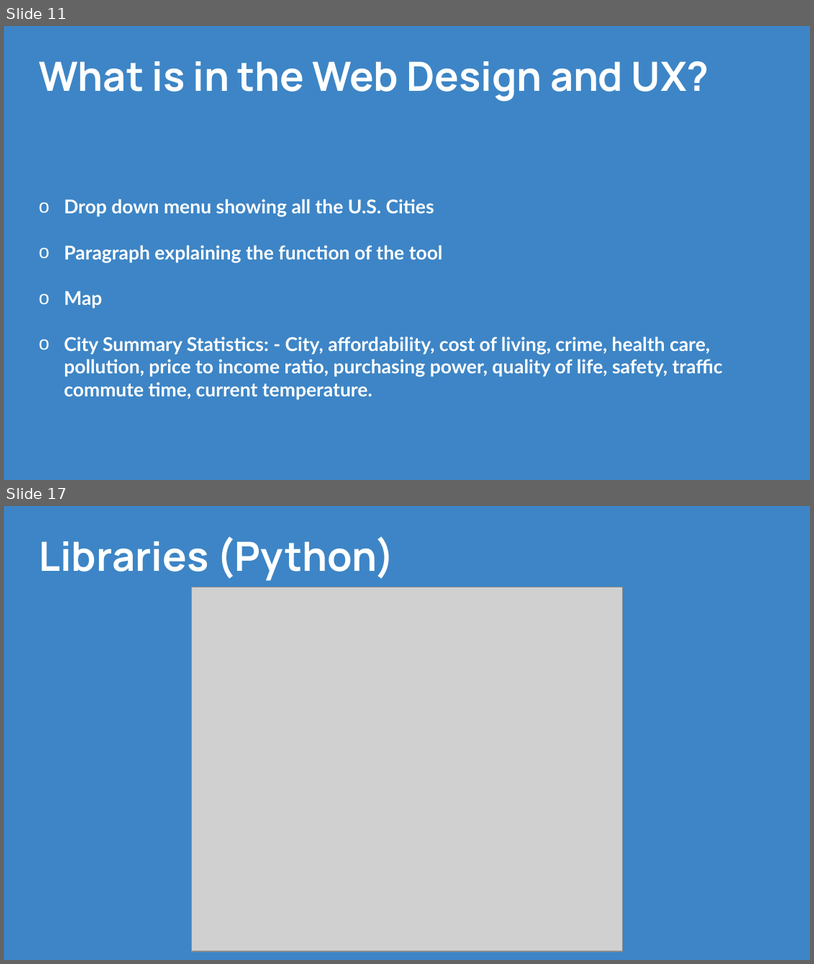
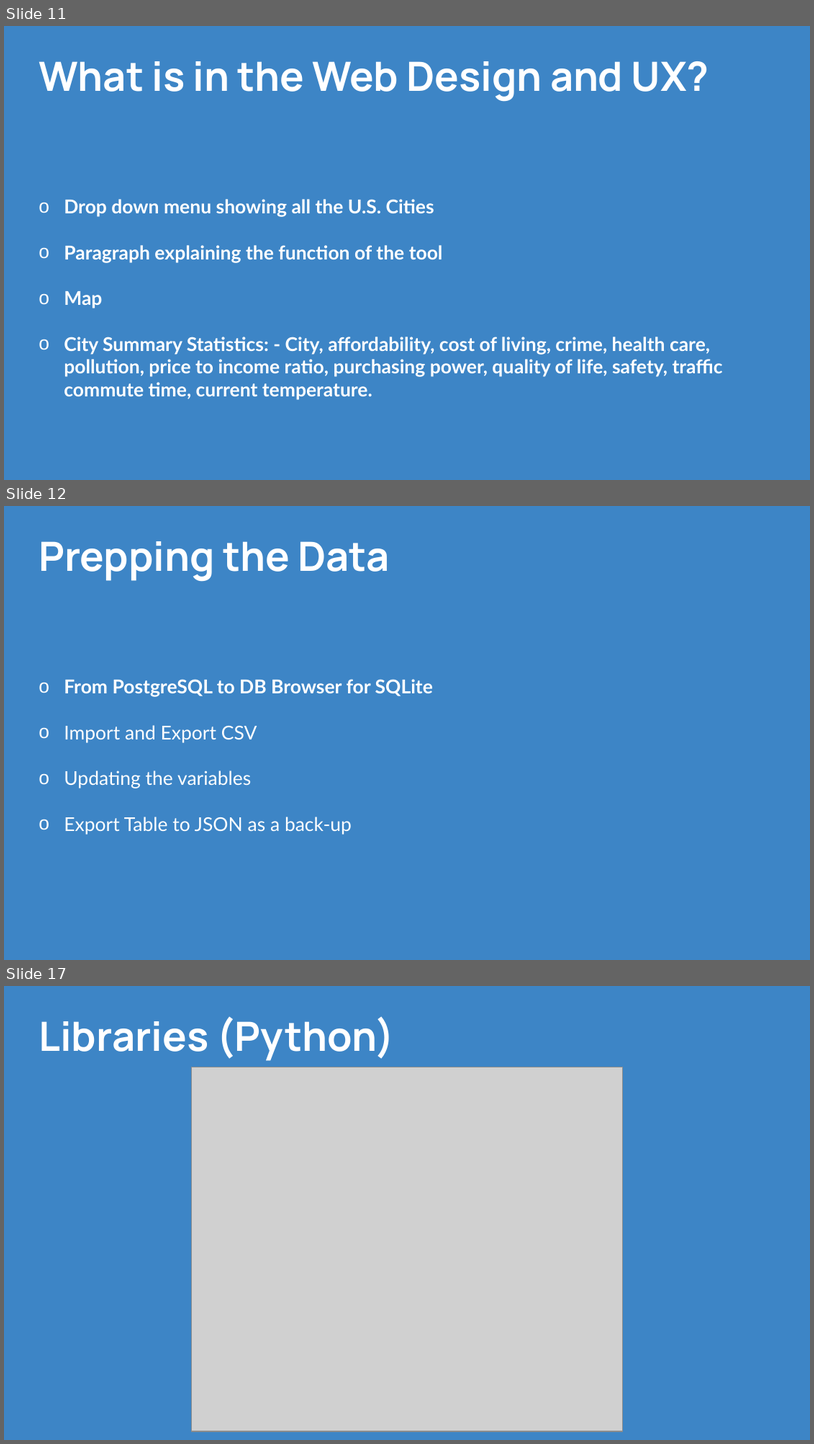
Before and after one commit to CPrince20/Homies, a slide deck: Homies City Collection.pptx. Shown one above the other, each under a label of ours: slides 11 and 17 before the commit, slides 11, 12 and 17 after it; the slides between them are not shown. The pictures are 814x964 and 814x1444 pixels, drawn with LibreOffice and Linux fonts; fonts in the diff are those of the drawing; grey boxes stand for pictures. Boxes give left, top, right and bottom in pixels: in the first picture for what was removed or moved away, otherwise in the second. Text is boxed around its words. In the diff, an @@ line names an element or a change of style, - is before the commit and + after.

```diff
--- a/Homies City Collection.pptx
+++ b/Homies City Collection.pptx
@@ slide 12 added at [4, 506, 810, 960], background #3D85C6 @@
@@ title added at [39, 541, 390, 582], 36 pt, text #FFFFFF, bold @@
+Prepping the Data
@@ text added at [64, 679, 433, 834], 17 pt, text #FFFFFF @@
+o From PostgreSQL to DB Browser for SQLite
+        o Import and Export CSV
+        o Updating the variables
+        o Export Table to JSON as a back-up
```
Also in this commit, not shown: 1 slide changed, 3 other slides added, 4 slides removed, 3 other files.
